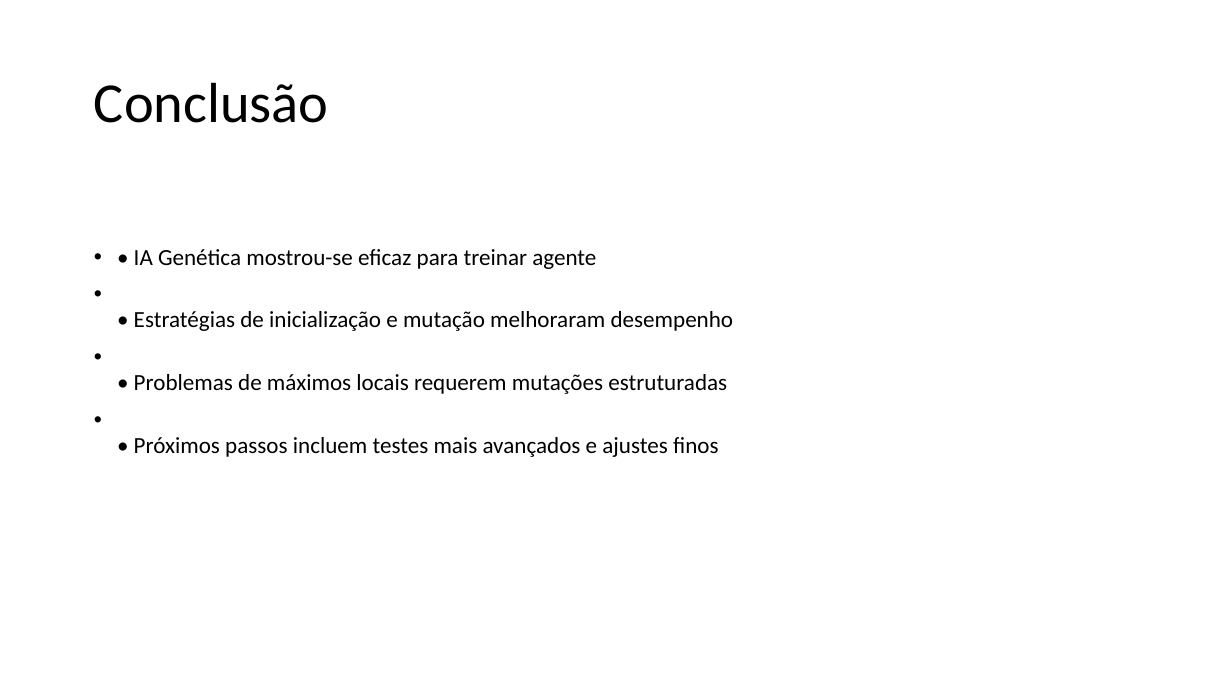
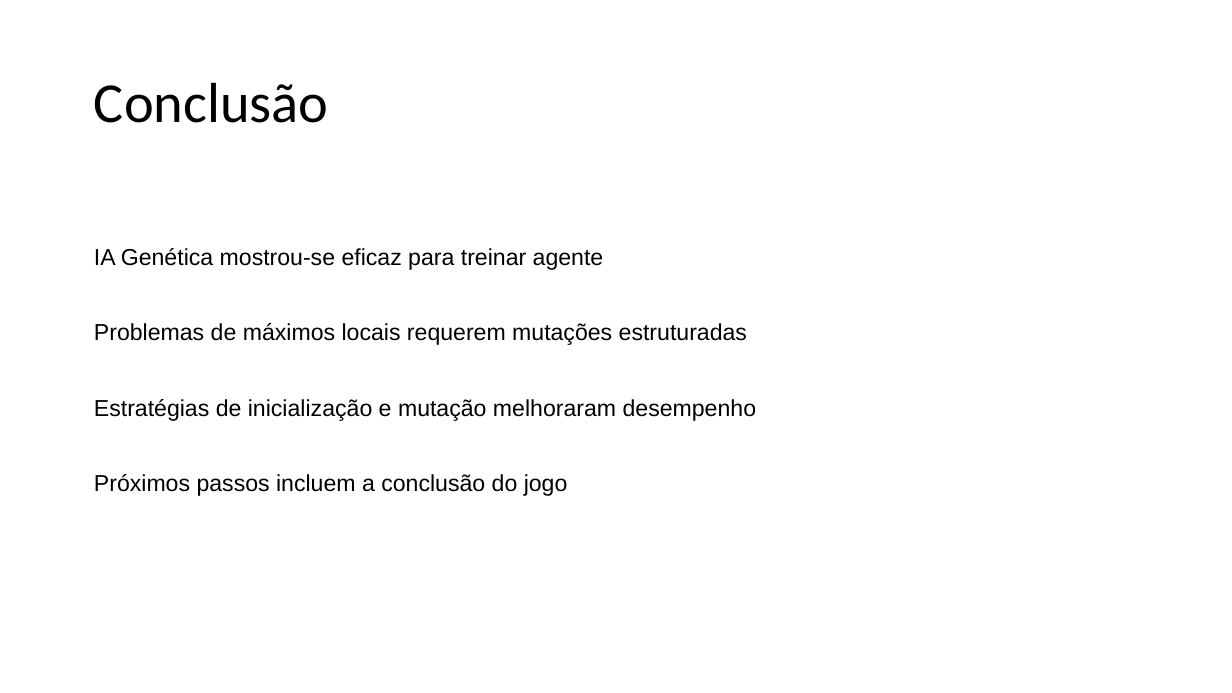
Before and after one commit to GustavoMaltaGuimaraesBrasil/TC2_IAGenetica, a slide deck: slide 14 of IA Genetica.pptx (slide 13 before the commit). Drawn at 1232x693 pixels with LibreOffice and Linux fonts; fonts in the diff are those of the drawing. Boxes give left, top, right and bottom in pixels: in the first picture for what was removed or moved away, otherwise in the second. Text is boxed around its words. In the diff, an @@ line names an element or a change of style, - is before the commit and + after.

```diff
--- a/IA Genetica.pptx
+++ b/IA Genetica.pptx
@@ text at [94,248,757,496]: text changed; font Calibri to Arial @@
-• • IA Genética mostrou-se eficaz para treinar agente
-• • Estratégias de inicialização e mutação melhoraram desempenho
-• • Problemas de máximos locais requerem mutações estruturadas
-• • Próximos passos incluem testes mais avançados e ajustes finos
+IA Genética mostrou-se eficaz para treinar agente
+Problemas de máximos locais requerem mutações estruturadas
+Estratégias de inicialização e mutação melhoraram desempenho
+Próximos passos incluem a conclusão do jogo
```
Also in this commit, not shown: 8 other slides changed, 1 slide added, 8 other files.
